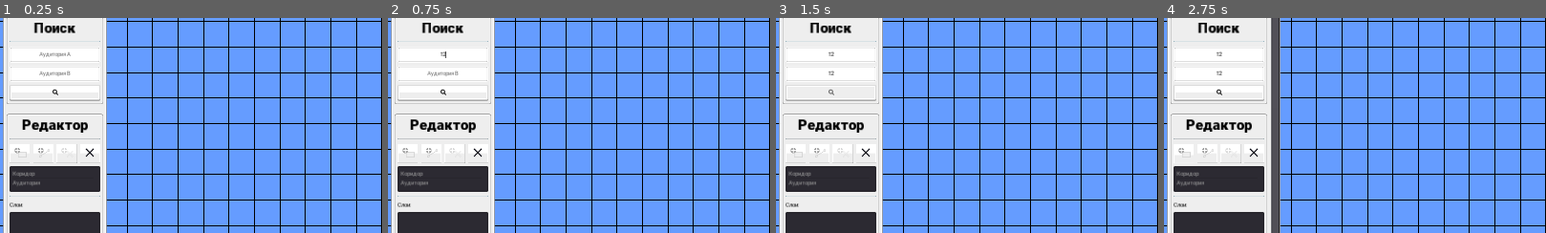
Above: before the commit, frames 1-4 (left to right).
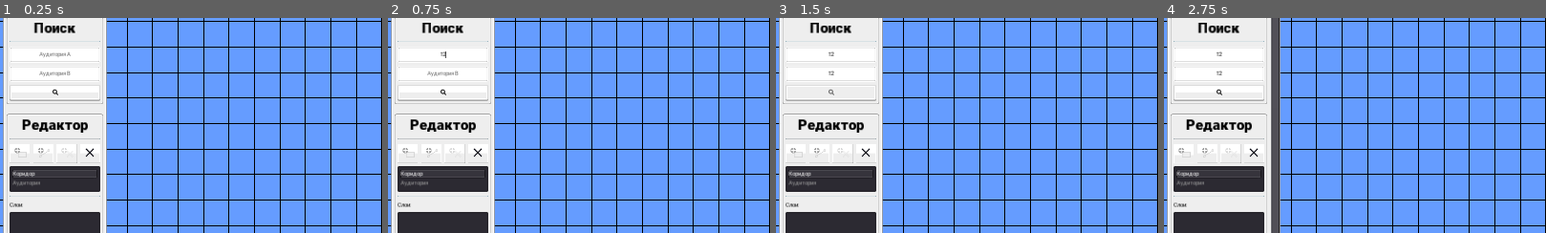
Above: after the commit, the same moments.

Repository: nikolai-in/MapDemo
Game: Godot game, scene res://src/Main/Main.tscn
The game is run twice, just before and just after one commit, with the same random seed, the same clock (stepped at 60 frames per second) and the same inputs.
Inputs (mouse positions are % of the whole screen's width and height, from its top left):
- Up to frame 1 (0.25 s): no input
- Up to frame 2 (0.75 s): click (7, 10) at 0.52 s; type "12" at 0.6 s
- Up to frame 3 (1.5 s): click (7, 15) at 0.75 s; type "12" at 0.83 s; click "" at 1.25 s
- Up to frame 4 (2.75 s): click (3, 33) at 2 s
The pictures show only the part of the screen within x 0-50%, y 2-52%; the shares and areas given below are measured in that part.

The runs differ from the first frame. In frame 1, 0.3% of the frame differs, in the area x 3-26%, y 70-75%; in frame 2, 0.3%; in frame 3, 0.3%; in frame 4, 0.3%.

Commit message:
:sparkles: Room label

Diff:
--- a/app/src/Main/DrawerRect.gd
+++ b/app/src/Main/DrawerRect.gd
@@ -43,9 +43,18 @@
 	end_pos = Vector2.ZERO
 
 
+onready var types: = get_node("../../../UI/Sidebar/ScrollContainer/Column/Editor/Margin/Column/RoomTypes")
+var room: = preload("res://src/Rects/Room.tscn")
+
 func add_rect(top_left: Vector2, bottom_right: Vector2, color: Color = Color.black) -> Polygon2D:
-	var rect: Polygon2D = Polygon2D.new()
-	rect.set_meta("type", "Rect")
+	if types.is_selected(0):
+		var rect: Polygon2D = Polygon2D.new()
+		rect.set_meta("type", "Hall")
+		rect.color = color
+		rect.polygon = PoolVector2Array([top_left, Vector2(top_left.x, bottom_right.y), bottom_right, Vector2(bottom_right.x, top_left.y)])
+		return rect
+	var rect: Polygon2D = room.instance()
+	rect.set_meta("type", "Room")
 	rect.color = color
 	rect.polygon = PoolVector2Array([top_left, Vector2(top_left.x, bottom_right.y), bottom_right, Vector2(bottom_right.x, top_left.y)])
 	return rect
--- /dev/null
+++ b/app/src/Rects/Hall.tscn
@@ -0,0 +1,3 @@
+[gd_scene format=2]
+
+[node name="Polygon2D" type="Polygon2D"]
--- /dev/null
+++ b/app/src/Rects/Label.gd
@@ -0,0 +1,15 @@
+extends Label
+
+onready var polygon : PoolVector2Array = get_parent().polygon
+
+
+func _ready() -> void:
+	center()
+
+
+func _on_Polygon2D_renamed() -> void:
+	center()
+	text = owner.name
+
+func center():
+	rect_position = (polygon[0]+polygon[2])/2 - rect_size/2
--- /dev/null
+++ b/app/src/Rects/Room.gd
@@ -0,0 +1,12 @@
+extends Polygon2D
+
+onready var text: = $Label
+
+
+func _ready() -> void:
+	text.position = polygon[0]
+
+
+# Called every frame. 'delta' is the elapsed time since the previous frame.
+#func _process(delta: float) -> void:
+#	pass
--- /dev/null
+++ b/app/src/Rects/Room.tscn
@@ -0,0 +1,15 @@
+[gd_scene load_steps=2 format=2]
+
+[ext_resource path="res://src/Rects/Label.gd" type="Script" id=2]
+
+[node name="Polygon2D" type="Polygon2D"]
+
+[node name="Label" type="Label" parent="."]
+margin_right = 40.0
+margin_bottom = 25.0
+text = "TEST"
+align = 1
+valign = 1
+script = ExtResource( 2 )
+
+[connection signal="renamed" from="." to="Label" method="_on_Polygon2D_renamed"]
--- a/app/src/UI/Editor/Tools/RoomTypes.gd
+++ b/app/src/UI/Editor/Tools/RoomTypes.gd
@@ -17,6 +17,7 @@
 	add_item("Аудитория")
 	colors.append(Color("2c2a32"))
 	colors.append(Color("b2df2727"))
+	select(0)
 
 
 # Called every frame. 'delta' is the elapsed time since the previous frame.
